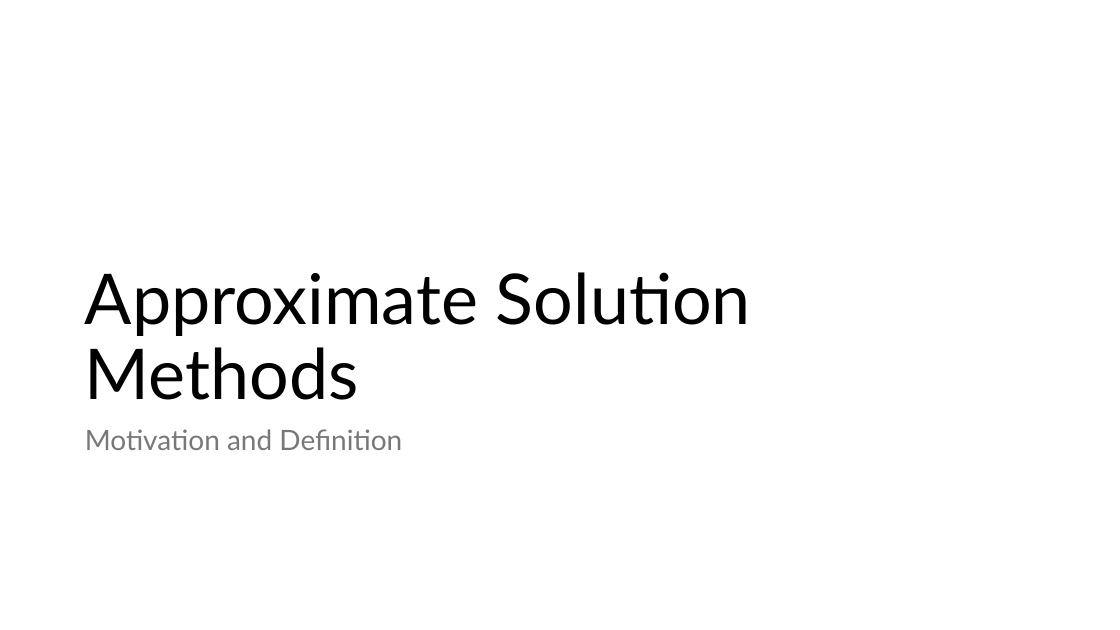
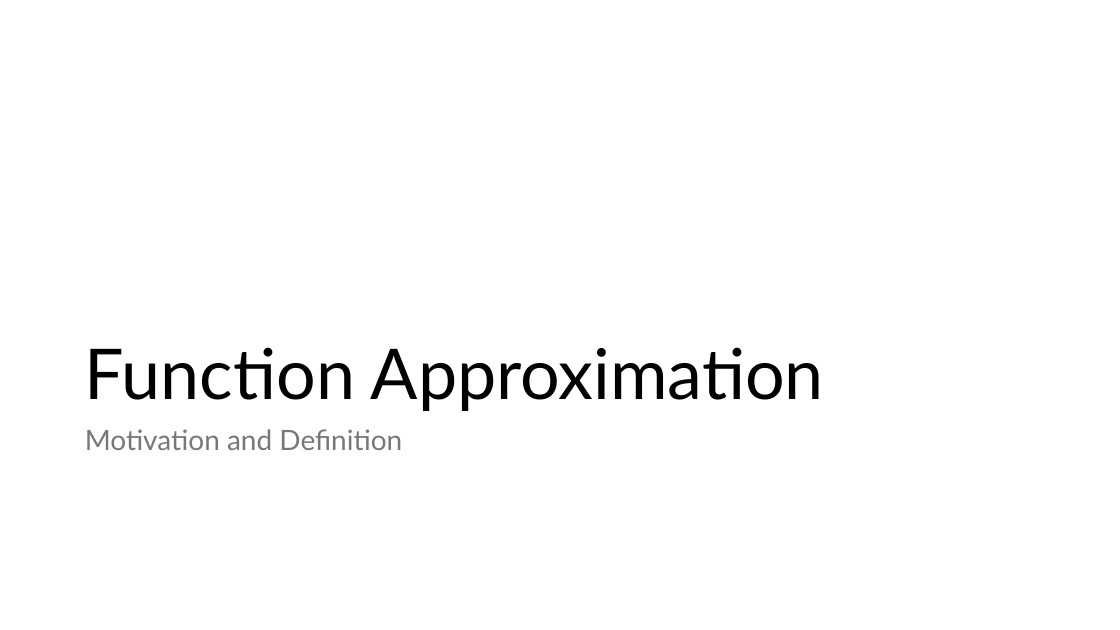
Before and after one commit to mhahsler/Introduction_to_Reinforcement_Learning, a slide deck: slide 4 of slides/Lecture_Chapter09.pptx. Drawn at 1120x630 pixels with LibreOffice and Linux fonts; fonts in the diff are those of the drawing. Boxes give left, top, right and bottom in pixels: in the first picture for what was removed or moved away, otherwise in the second. Text is boxed around its words. In the diff, an @@ line names an element or a change of style, - is before the commit and + after.

```diff
--- a/slides/Lecture_Chapter09.pptx
+++ b/slides/Lecture_Chapter09.pptx
@@ title at bbox=[85, 347, 824, 411]: text changed @@
-Approximate Solution Methods
+Function Approximation
```
Also in this commit, not shown: 11 other slides changed, 2 slides added, 3 other files.
